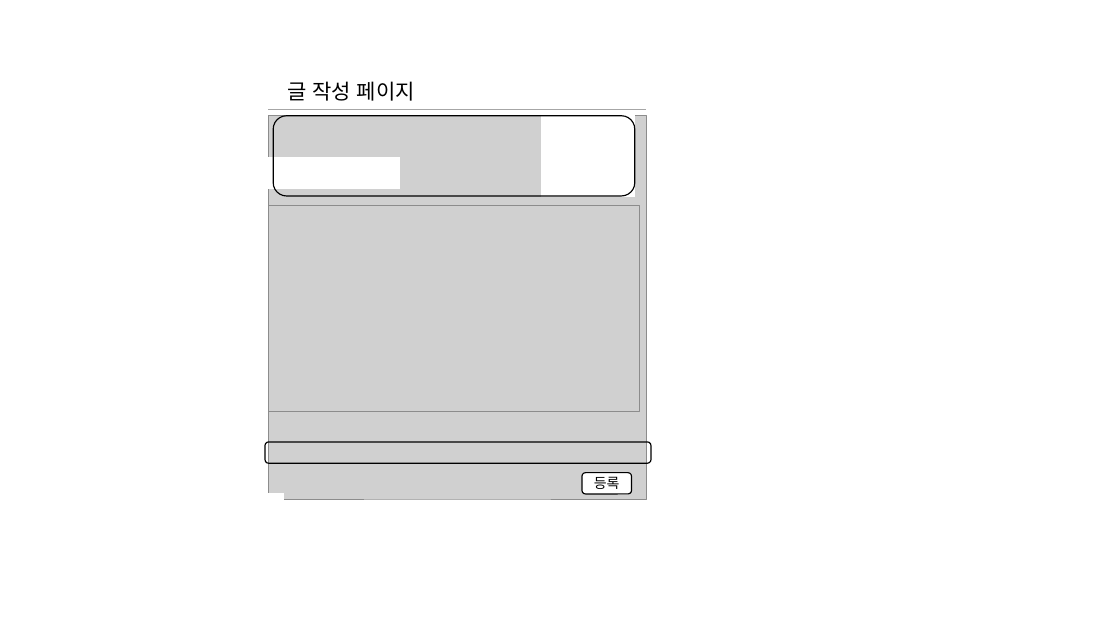
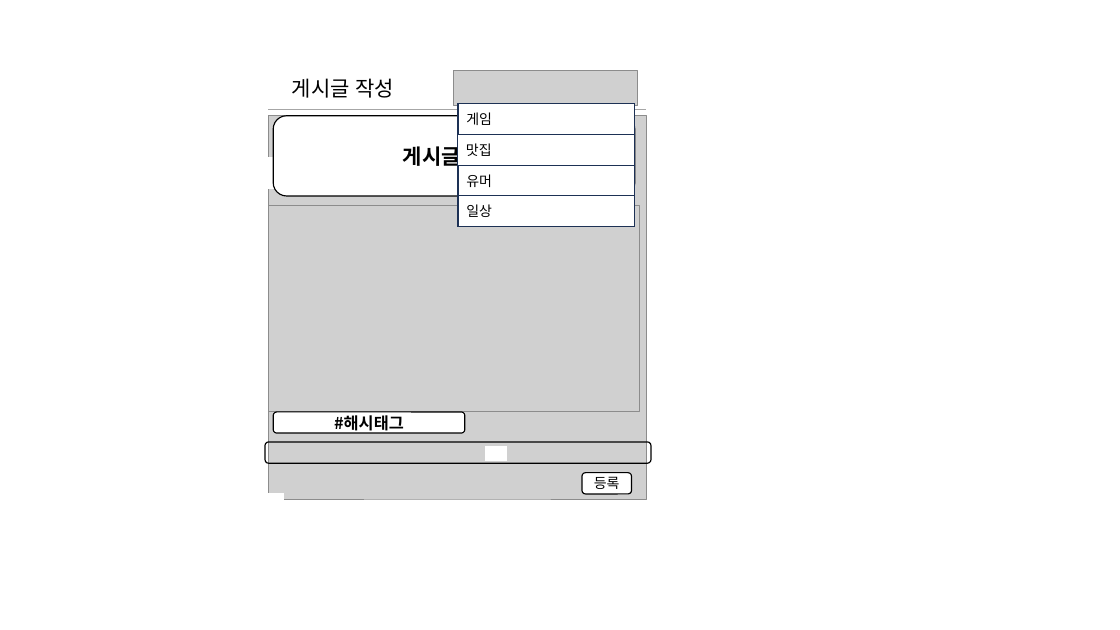
Before and after one commit to minwoo0818/-HaeYeJiWoo-, a slide deck: slide 1 of 문서/화면 설계서 정의/게시글 작성 페이지.pptx. Drawn at 1120x630 pixels with LibreOffice and Linux fonts; fonts in the diff are those of the drawing; grey boxes stand for pictures. Boxes give left, top, right and bottom in pixels: in the first picture for what was removed or moved away, otherwise in the second. Text is boxed around its words. In the diff, an @@ line names an element or a change of style, - is before the commit and + after.

Commit message:
게시글 작성페이지 9/22

```diff
--- a/문서/화면 설계서 정의/게시글 작성 페이지.pptx
+++ b/문서/화면 설계서 정의/게시글 작성 페이지.pptx
@@ rounded rectangle "게시글 작성": place and size @@
-rounded rectangle "게시글 작성" at (261,74,441,108)
+rounded rectangle "게시글 작성" at (253,71,433,105)
@@ text in rounded rectangle at (292,78,395,98): text changed @@
-글 작성 페이지
+게시글 작성
@@ picture added at (454,71,638,106) @@
@@ rounded rectangle "게시글 제목" at (273,116,634,197): fill none to #FFFFFF @@
@@ rectangle added at (458,103,634,134), fill #FFFFFF, outline #1E3256 1 pt, 12 pt, text #000000 @@
+게임
@@ text in rounded rectangle at (403,143,506,169): text added @@
+게시글 제목
@@ rectangle added at (458,134,634,166), fill #FFFFFF, outline #1E3256 1 pt, 12 pt, text #000000 @@
+맛집
@@ rectangle added at (458,165,634,196), fill #FFFFFF, outline #1E3256 1 pt, 12 pt, text #000000 @@
+유머
@@ rectangle added at (458,196,634,227), fill #FFFFFF, outline #1E3256 1 pt, 12 pt, text #000000 @@
+일상
@@ rounded rectangle added at (273,412,465,433), fill #FFFFFF, outline #000000 1 pt, 14 pt, text #000000, bold @@
+#해시태그
@@ rectangle added at (486,446,507,460), fill #FFFFFF, outline #FFFFFF 1 pt @@
```
Also in this commit, not shown: 3 other files.
